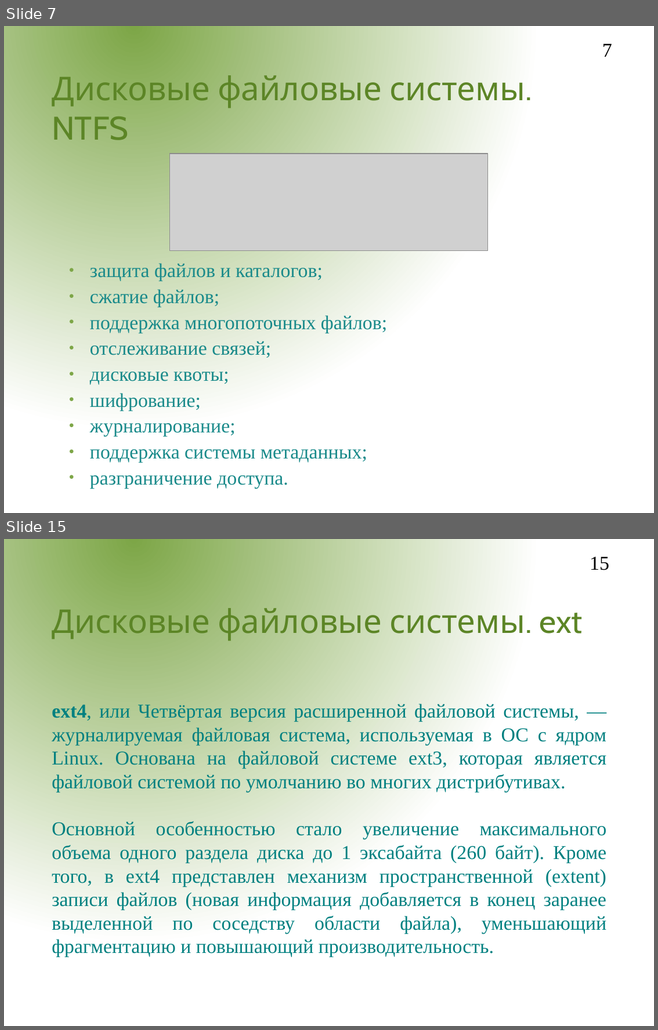
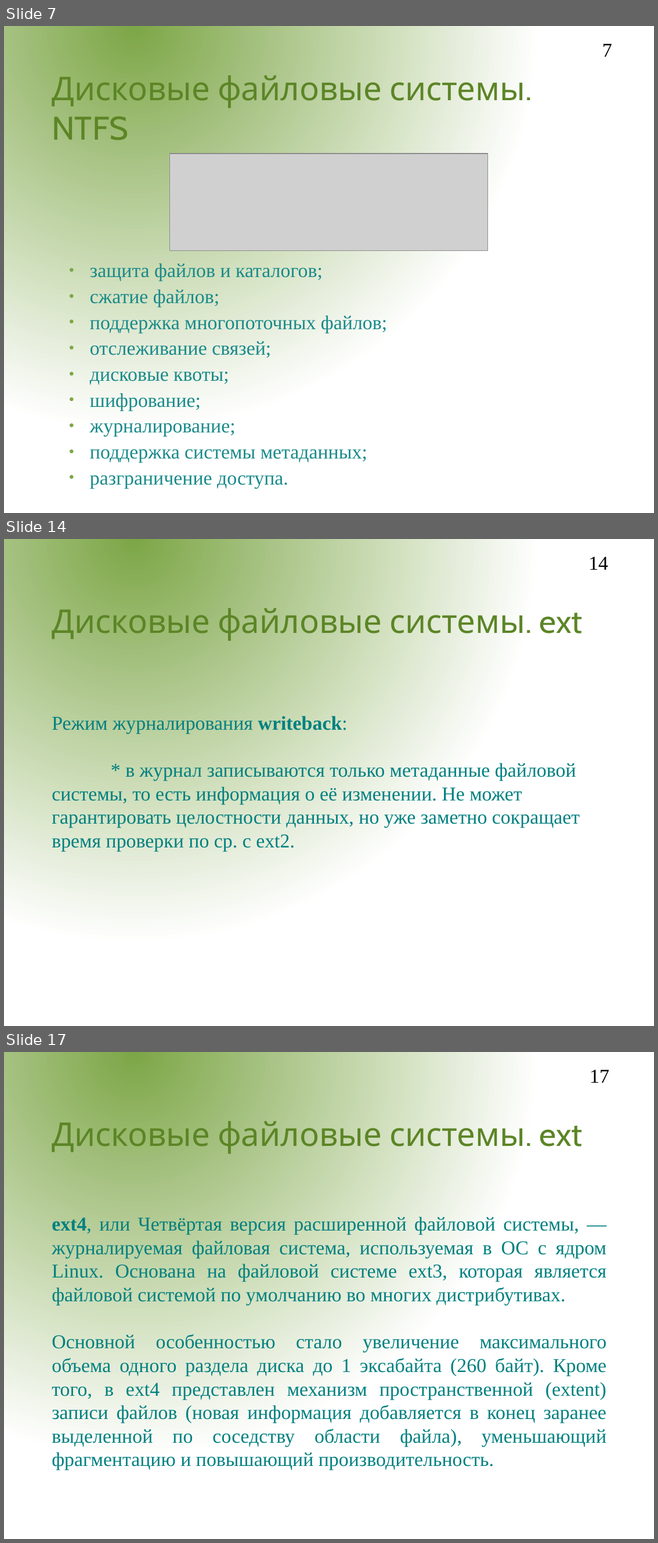
Before and after one commit to aeremenok/a-team-777, a slide deck: sem_9/st/fs.odp. Shown one above the other, each under a label of ours: slides 7 and 15 before the commit, slides 7, 14 and 17 after it; the slides between them are not shown. The pictures are 658x1030 and 658x1543 pixels, drawn with LibreOffice and Linux fonts; fonts in the diff are those of the drawing; grey boxes stand for pictures; background and template pictures are left out. Boxes give left, top, right and bottom in pixels: in the first picture for what was removed or moved away, otherwise in the second. Text is boxed around its words. In the diff, an @@ line names an element or a change of style, - is before the commit and + after.

```diff
--- a/sem_9/st/fs.odp
+++ b/sem_9/st/fs.odp
@@ slide 14 added at (4,539,654,1026), background gradient #7DA647 to #FFFFFF @@
@@ page number added at (588,556,608,570), 24 pt, text #000000 @@
+14
@@ title added at (52,606,582,642), 40 pt, text #5C8526 @@
+Дисковые файловые системы. ext
@@ subtitle added at (52,716,579,852), 24 pt, text #008080 @@
+Режим журналирования writeback:
+* в журнал записываются только метаданные файловой системы, то есть информация о её изменении. Не может гарантировать целостности данных, но уже заметно сокращает время проверки по ср. с ext2.
@@ what was slide 15 is now slide 17 @@
@@ page number at (589,1069,609,1083): text changed @@
-15
+17
```
Also in this commit, not shown: 9 slides changed, 2 other slides added, 1 slide removed.
